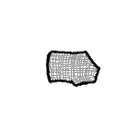
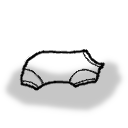
Layers edited between the first and the second 128×128 image:
added layer "clothingline" in group "clothing" over [19, 49, 106, 94]
added layer "clothingshade" (multiply) in group "clothing" over [2, 53, 126, 114]
added layer "clothingcolor" in group "clothing" over [21, 51, 102, 90]
hid group "sweater" (5 layers) over [2, 49, 126, 114]
